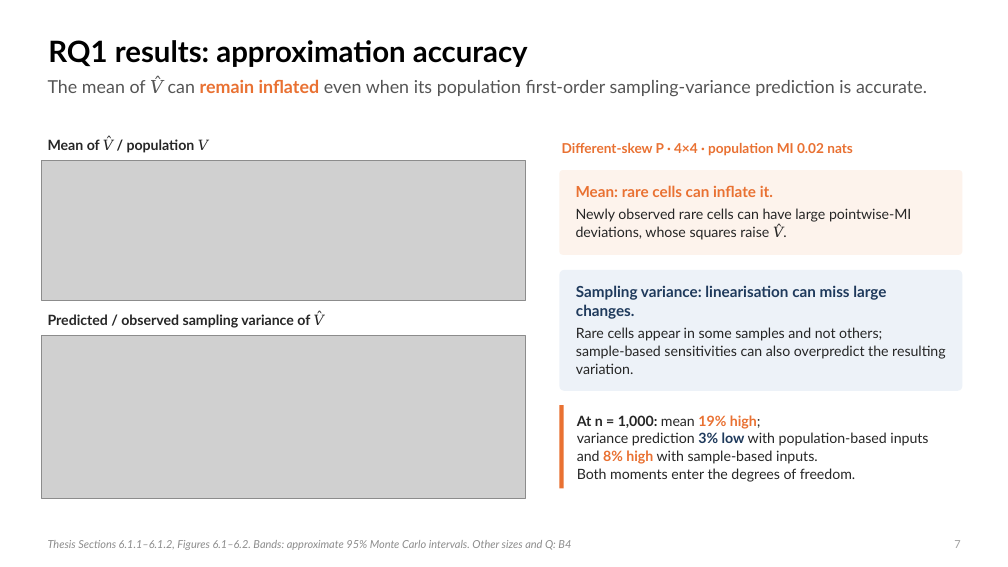
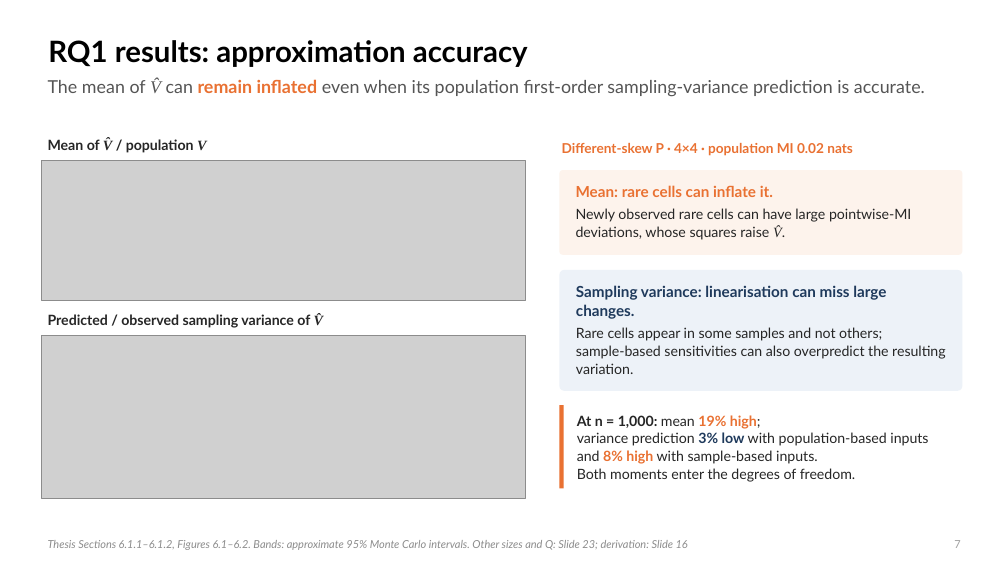
Before and after one commit to dzhao61/MCSResearchSimulations, a slide deck: slide 7 of Thesis Presentation/Daniel_Zhao_Welch_MI_Presentation.pptx. Drawn at 1008x567 pixels with LibreOffice and Linux fonts; fonts in the diff are those of the drawing; grey boxes stand for pictures. Boxes give left, top, right and bottom in pixels: in the first picture for what was removed or moved away, otherwise in the second. Text is boxed around its words. In the diff, an @@ line names an element or a change of style, - is before the commit and + after.

```diff
--- a/Thesis Presentation/Daniel_Zhao_Welch_MI_Presentation.pptx
+++ b/Thesis Presentation/Daniel_Zhao_Welch_MI_Presentation.pptx
@@ text at bbox=[48, 79, 925, 96]: text changed @@
-The mean of 𝑉̂ can remain inflated even when its population first-order sampling-variance prediction is accurate.
+The mean of V̂ can remain inflated even when its population first-order sampling-variance prediction is accurate.
@@ text at bbox=[48, 139, 206, 153]: text changed @@
-Mean of 𝑉̂ / population 𝑉
+Mean of V̂ / population V
@@ text in rounded rectangle at bbox=[576, 208, 911, 240]: text changed @@
-Newly observed rare cells can have large pointwise-MI deviations, whose squares raise 𝑉̂.
+Newly observed rare cells can have large pointwise-MI deviations, whose squares raise V̂.
@@ text at bbox=[48, 314, 318, 328]: text changed @@
-Predicted / observed sampling variance of 𝑉̂
+Predicted / observed sampling variance of V̂
@@ text at bbox=[48, 540, 688, 550]: text changed @@
-Thesis Sections 6.1.1–6.1.2, Figures 6.1–6.2. Bands: approximate 95% Monte Carlo intervals. Other sizes and Q: B4
+Thesis Sections 6.1.1–6.1.2, Figures 6.1–6.2. Bands: approximate 95% Monte Carlo intervals. Other sizes and Q: Slide 23; derivation: Slide 16
```
Also in this commit, not shown: 24 other slides changed, 6 slides added, 3 slides removed, 14 other files.
